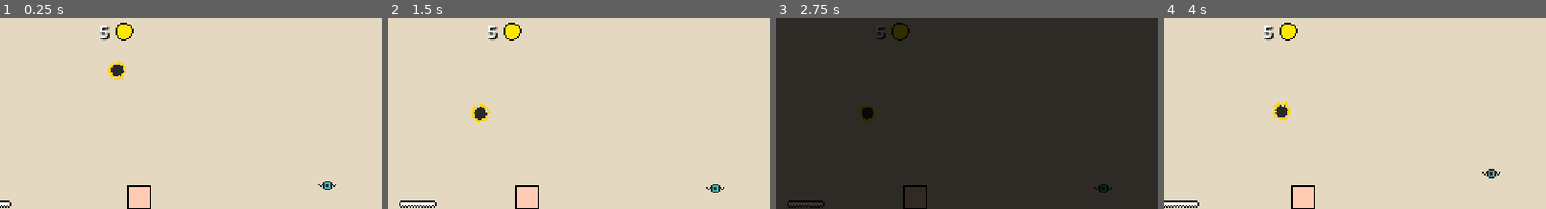
Above: before the commit, frames 1-4 (left to right).
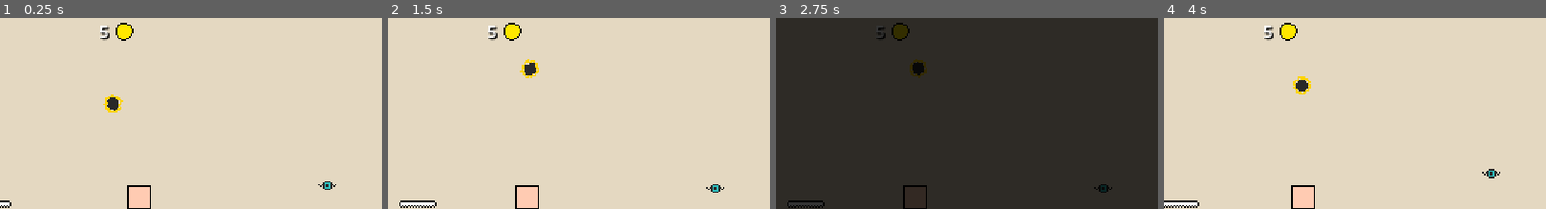
Above: after the commit, the same moments.

Repository: yannicka/ninja
Game: Godot game, scene res://src/Scenes/Game.tscn
Same seed, same stepped clock (60 frames per second), same inputs: the game is played once before the commit and once after it.
Inputs (mouse positions are % of the whole screen's width and height, from its top left):
- Up to frame 1 (0.25 s): no input
- Up to frame 2 (1.5 s): move the mouse to (72, 45) at 0.52 s; hold Space (space) 0.53-1.28 s; hold Right (ui_right) from 0.53 s (still down); click (72, 45) at 0.67 s; tap Up (ui_up) at 0.77 s; move the mouse to (30, 55) at 1.27 s; tap Space (space) at 1.35 s
- Up to frame 3 (2.75 s): tap Up (ui_up) at 1.52 s; move the mouse to (60, 28) at 2.02 s; release Right (ui_right) at 2.03 s; hold Left (ui_left) from 2.03 s (still down); hold Space (space) from 2.03 s (still down)
- Up to frame 4 (4 s): move the mouse to (45, 70) at 2.77 s; release Left (ui_left) at 2.78 s; release Space (space) at 2.78 s; hold Right (ui_right) from 2.78 s (still down); tap Space (space) at 2.85 s; click (45, 70) at 2.92 s; tap Up (ui_up) at 3.02, 3.77 s; move the mouse to (80, 65) at 3.52 s; hold Space (space) from 3.53 s (still down)
The pictures show only the part of the screen within x 36-86%, y 0-50%; the shares and areas given below are measured in that part.

The runs differ from the first frame. In frame 1, 0.6% of the frame differs, in the area x 27-33%, y 23-50%; in frame 2, 0.6%; in frame 3, 0.6%; in frame 4, 0.6%.

Commit message:
Relecture du code de la boule électrique

Diff:
--- a/src/Enemies/ElectricBall.gd
+++ b/src/Enemies/ElectricBall.gd
@@ -1,12 +1,24 @@
-extends CharacterBody2D
+extends StaticBody2D
 
-var turn_speed = 2.4 # in radians/sec
-var move_speed = 40 # pixels/sec
+const ROTATE_SPEED = -3 # radians/second
+const TURN_SPEED = 1
+const RADIUS = 26
+
+var center_position = Vector2.ZERO
+var angle = 0
+
+func _ready():
+	center_position = Vector2(position)
 
 func _physics_process(delta):
-	rotation += turn_speed * delta
-	move_and_collide(transform.x * move_speed * delta)
+	rotation += ROTATE_SPEED * delta
 
-func _on_area_2d_body_entered(body):
+	angle += TURN_SPEED * delta;
+
+	var offset = Vector2(sin(angle), cos(angle)) * RADIUS
+
+	position = center_position + offset
+
+func _on_area_2d_body_entered(body: Node2D) -> void:
 	if body.has_method("die"):
 		body.die()
--- a/src/Enemies/ElectricBall.tscn
+++ b/src/Enemies/ElectricBall.tscn
@@ -29,7 +29,7 @@
 [sub_resource type="CircleShape2D" id="CircleShape2D_sk55k"]
 radius = 4.12311
 
-[node name="ElectricBall" type="CharacterBody2D"]
+[node name="ElectricBall" type="StaticBody2D"]
 collision_layer = 0
 collision_mask = 0
 script = ExtResource("1_8h5bv")
